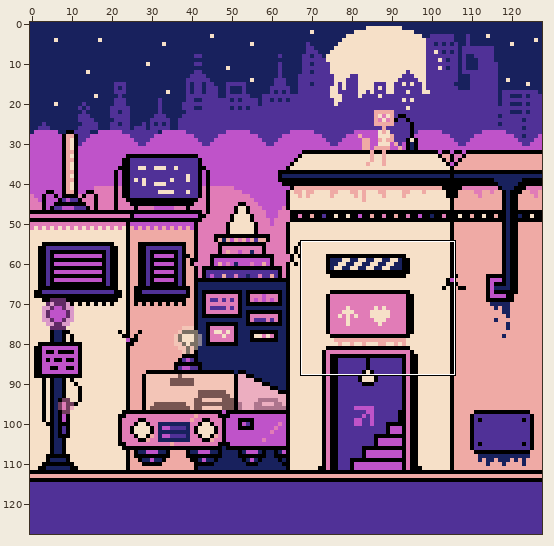
Two versions of one pixel-art file, Buildings/TechCity.aseprite. The first picture is a wide view before the edit; the outline marks the close-up.
Close-up. First the earlier version:
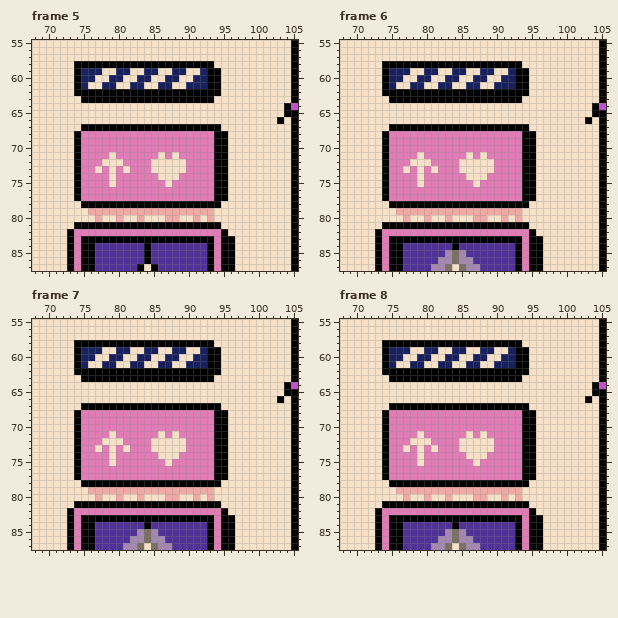
128x128 pixels, 15 frames. Colours within 5 levels of each other are drawn and written as one. Shown: frame 5: x 68..105, y 55..87; frame 6: x 68..105, y 55..87; frame 7: x 68..105, y 55..87; frame 8: x 68..105, y 55..87. The commit also changed other frames or places, which this record leaves out.
After the commit:
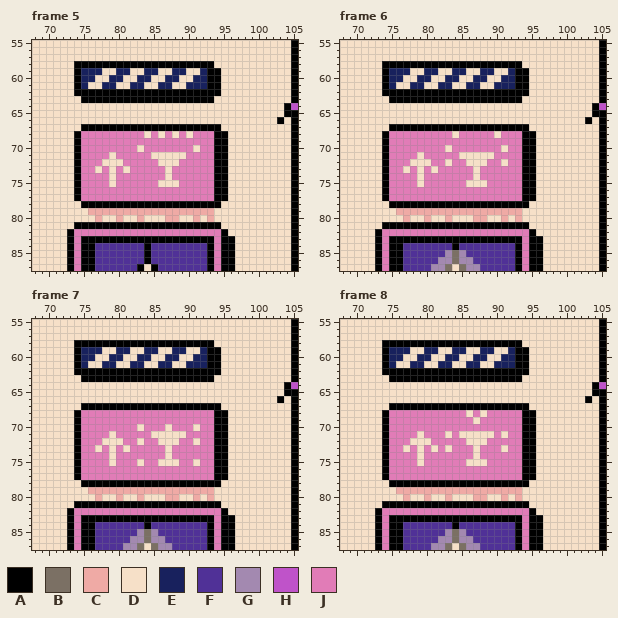
Palette (. is transparent): A #000000  B #7b7064  C #efaaa5  D #f6e0c8  E #18215d  F #503197  G #a389b0  H #bf53c9  J #e17cb7
Changes in this commit:
Changed rows in their new state; - is an unchanged pixel.
Frame 5, layer "Group 3/Add message Building Right":
first column x 83:
68 -D-D-D-D-
70 D-------D
71 --D-D-D--
72 --J---J--
73 --JJ-JJ--
74 ---J-J---
75 ---D-D---
Frame 6, layer "Group 3/Add message Building Right":
first column x 83:
68 -D-----D-
70 D-------D
71 --D-D-D--
72 D-J---J-D
73 --JJ-JJ--
74 ---J-J---
75 ---D-D---
Frame 7, layer "Group 3/Add message Building Right":
first column x 83:
70 D---D---D
71 --D-D-D--
72 D-J---J-D
73 --JJ-JJ--
74 ---J-J---
75 D--D-D--D
Frame 8, layer "Group 3/Add message Building Right":
first column x 83:
68 ---D-D---
69 ----D----
71 D-D-D-D-D
72 --J---J--
73 D-JJ-JJ-D
74 ---J-J---
75 ---D-D---
